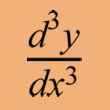
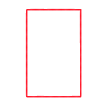
The second 110x110 image is a revision of the first. Changes to its layers:
showed "Ref Rectangle", painted on it over bbox(0, 0, 110, 110)
hid group "Tile 8" (2 layers) over bbox(0, 0, 110, 110)
renamed "Layer 24(pasted)" to "Layer 26(pasted)", painted on it over bbox(0, 0, 110, 110)
